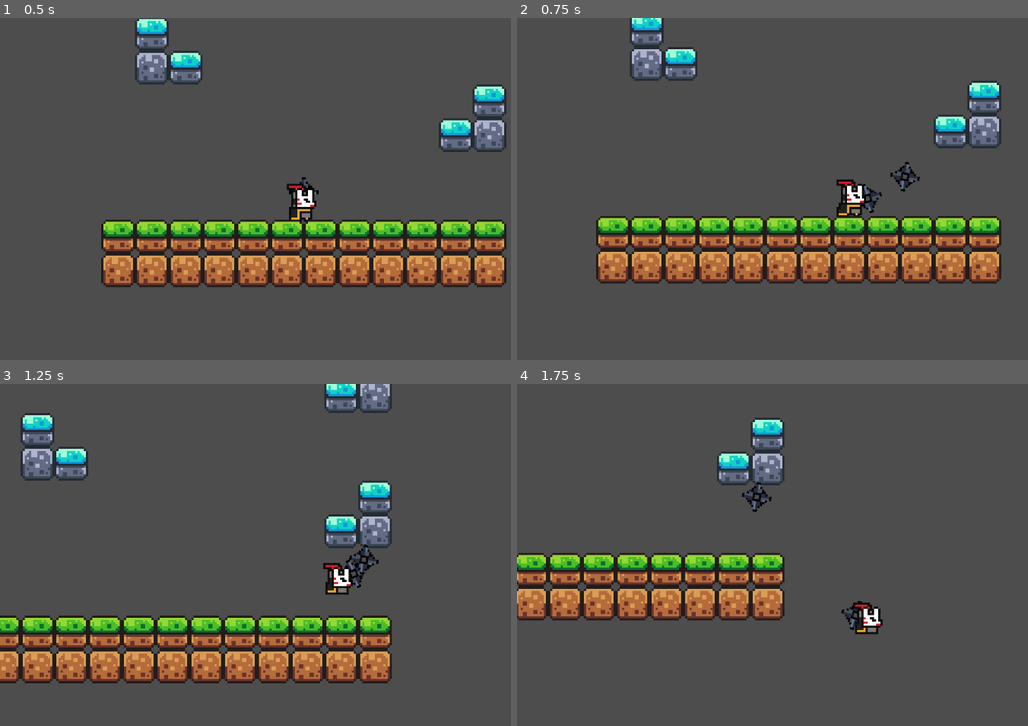
Above: before the commit, frames 1-4 (two rows, left to right).
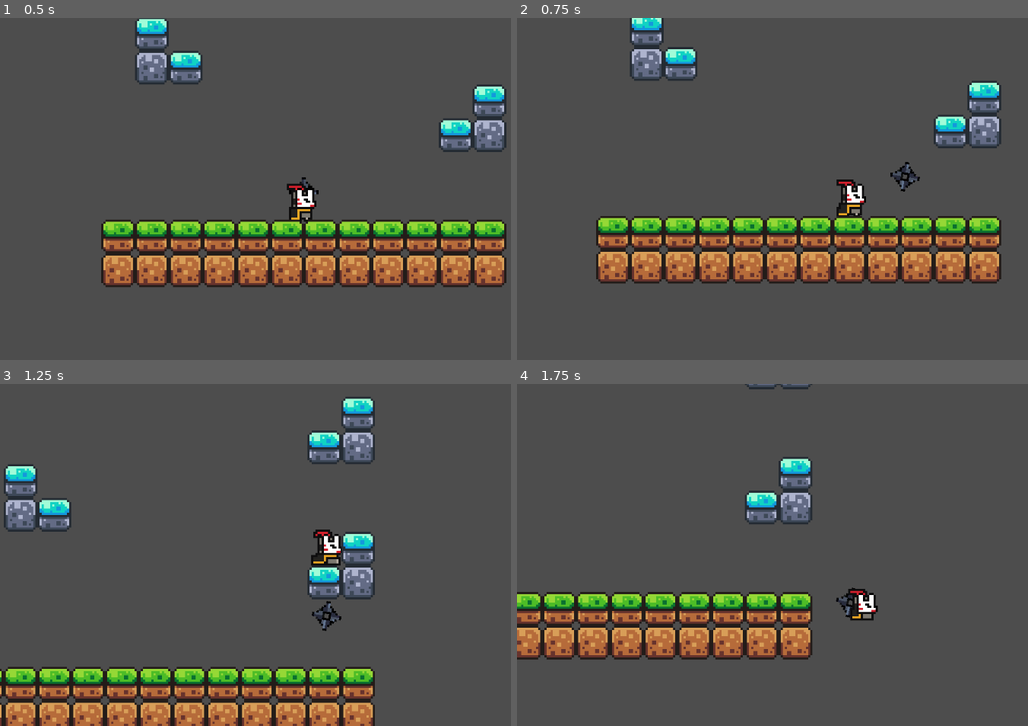
Above: after the commit, the same moments.

Repository: andreikennethmoreno/jumpgamething
Game: Godot game, scene res://scenes/game.tscn
Two runs of this game, one before a commit and one after it. Both use one fixed random seed, a clock stepped at 60 frames per second and the inputs below.
Inputs (mouse positions are in pixels of both pictures, inside the frame that each line leads up to):
- Up to frame 1 (0.5 s): no input
- Up to frame 2 (0.75 s): move the mouse to (956, 171) at 0.52 s; press the mouse at (956, 171) at 0.53 s; hold Right (move_right) from 0.53 s (still down)
- Up to frame 3 (1.25 s): keep holding Right (move_right); tap Space (jump) at 0.77, 1.07 s; right-click (439, 537) at 0.8 s
- Up to frame 4 (1.75 s): keep holding Right (move_right); move the mouse to (700, 572) at 1.27 s; release the mouse at (700, 572) at 1.28 s; right-click (700, 572) at 1.35 s; tap Space (jump) at 1.52, 1.55 s

Frame 1 is identical in both runs. In frame 2, 0.1% of the frame differs, in the area x 67-72%, y 48-58%; in frame 3, 32%, in the area x 0-77%, y 0-100%; in frame 4, 20%.

Commit message:
teleport

Diff:
--- a/project.godot
+++ b/project.godot
@@ -14,6 +14,10 @@
 run/main_scene="uid://uhulcxy0lu23"
 config/features=PackedStringArray("4.4", "Forward Plus")
 config/icon="res://icon.svg"
+
+[autoload]
+
+TeleportManager="*res://scripts/teleportManager.gd"
 
 [input]
 
@@ -39,6 +43,11 @@
 "events": [Object(InputEventMouseButton,"resource_local_to_scene":false,"resource_name":"","device":-1,"window_id":0,"a …(253 unchanged characters)…
 ]
 }
+teleport={
+"deadzone": 0.2,
+"events": [Object(InputEventMouseButton,"resource_local_to_scene":false,"resource_name":"","device":-1,"window_id":0,"alt_pressed":false,"shift_pressed":false,"ctrl_pressed":false,"meta_pressed":false,"button_mask":0,"position":Vector2(0, 0),"global_position":Vector2(0, 0),"factor":1.0,"button_index":2,"canceled":false,"pressed":false,"double_click":false,"script":null)
+]
+}
 
 [rendering]
 
--- a/scenes/bullet.tscn
+++ b/scenes/bullet.tscn
@@ -4,7 +4,7 @@
 [ext_resource type="Texture2D" uid="uid://bovga3otceab2" path="res://sprites/shuriken.png" id="2_y25gk"]
 
 [sub_resource type="RectangleShape2D" id="RectangleShape2D_y25gk"]
-size = Vector2(8.60155, 8.58274)
+size = Vector2(11.6356, 12.5954)
 
 [sub_resource type="AtlasTexture" id="AtlasTexture_l5glv"]
 atlas = ExtResource("2_y25gk")
@@ -69,8 +69,9 @@
 script = ExtResource("1_y25gk")
 
 [node name="CollisionShape2D" type="CollisionShape2D" parent="."]
-position = Vector2(0.0550036, -0.0985315)
-rotation = -0.305612
+position = Vector2(0.0533017, 0.126929)
+rotation = 1.17323
+scale = Vector2(1.02483, 0.924879)
 shape = SubResource("RectangleShape2D_y25gk")
 
 [node name="AnimatedSprite2D" type="AnimatedSprite2D" parent="."]
--- a/scenes/gun.tscn
+++ b/scenes/gun.tscn
@@ -4,7 +4,7 @@
 [ext_resource type="Texture2D" uid="uid://bovga3otceab2" path="res://sprites/shuriken.png" id="2_og67c"]
 
 [sub_resource type="CircleShape2D" id="CircleShape2D_og67c"]
-radius = 39.0128
+radius = 33.0151
 
 [sub_resource type="AtlasTexture" id="AtlasTexture_gp1hk"]
 atlas = ExtResource("2_og67c")
@@ -17,7 +17,7 @@
 "texture": SubResource("AtlasTexture_gp1hk")
 }],
 "loop": true,
-"name": &"default",
+"name": &"shuriken",
 "speed": 5.0
 }]
 
@@ -33,6 +33,7 @@
 position = Vector2(7, 0)
 rotation = -1.5708
 sprite_frames = SubResource("SpriteFrames_qd4js")
+animation = &"shuriken"
 
 [node name="ShootingPoint" type="Marker2D" parent="WeaponPivot/AnimatedSprite2D"]
 unique_name_in_owner = true
--- a/scripts/bullet.gd
+++ b/scripts/bullet.gd
@@ -1,49 +1,91 @@
+#bullet.gd
 extends Area2D
 
 var travelled_distance = 0
 const SPEED = 200
-const RANGE = 1200
+const RANGE = 100
+const GRAVITY = 500.0
+var velocity = Vector2.ZERO
 var is_stuck = false
+var is_falling = false
+var is_ready_to_shoot = true
 
 @onready var anim = $AnimatedSprite2D
-signal kunai_stuck
+
+signal kunai_hit_player
+signal teleport_ready(global_position)
 
 func _ready():
-	anim.play("spinning")  # Default to spinning
+	anim.play("spinning")
+	print("Kunai is ready.")
 
 func _physics_process(delta: float) -> void:
-	if is_stuck:
-		return  # Stop moving if stuck
+	if is_stuck or !is_ready_to_shoot:
+		return
+
+	if is_falling:
+		velocity.y += GRAVITY * delta
+		position += velocity * delta
+		return
 
 	var direction = Vector2.RIGHT.rotated(rotation)
 	position += direction * SPEED * delta
+	travelled_distance += SPEED * delta
 
-	travelled_distance += SPEED * delta
 	if travelled_distance > RANGE:
-		queue_free()
+		is_falling = true
+		velocity = direction * SPEED
+		velocity.y = 0
+		anim.play("spinning")
+		print("Kunai missed. Falling started.")
 
 func _on_body_entered(body: Node2D) -> void:
-	if is_stuck:
-		return  # Already stuck
+	print("Kunai hit something: ", body.name)
 
-	# Remove existing stuck bullet
+	if body.name == "Player":
+		print("Kunai hit the player!")
+		emit_signal("kunai_hit_player")
+		queue_free()
+		return
+
+	is_stuck = true
+	is_falling = false
+	velocity = Vector2.ZERO
+
+	print("Kunai stuck to: ", body.name)
+
+	print("Emitting teleport_ready signal at: ", global_position)
+	emit_signal("teleport_ready", global_position)  # Emit the signal with position
+
+
+	# Cleanup
 	for child in body.get_children():
 		if child.is_in_group("stuck_bullets"):
 			body.remove_child(child)
 			child.queue_free()
 			break
 
-	# Stick this one
-	is_stuck = true
 	add_to_group("stuck_bullets")
-
 	var hit_position = global_position
-	print("Bullet hit at: ", hit_position)
-	emit_signal("kunai_stuck")
-
 	get_parent().remove_child(self)
 	body.add_child(self)
 	global_position = hit_position
 
 	$CollisionShape2D.disabled = true
-	anim.play("static")  # Switch to static animation
+	anim.play("static")
+
+	_ready_for_new_shot()
+
+func _ready_for_new_shot():
+	is_ready_to_shoot = true
+	print("Kunai ready for next shot.")
+
+func shoot_kunai():
+	if is_ready_to_shoot:
+		is_stuck = false
+		is_falling = false
+		travelled_distance = 0
+		velocity = Vector2.ZERO
+		anim.play("spinning")
+		is_ready_to_shoot = false
+		print("Kunai launched!")
--- a/scripts/gun.gd
+++ b/scripts/gun.gd
@@ -1,6 +1,10 @@
+#gun.gd
 extends Area2D
 
 var kunai_thrown = false
+var teleport_target_position: Vector2 = Vector2.ZERO  # Declare teleport_target_position
+
+@onready var animated_sprite_2d: AnimatedSprite2D = $WeaponPivot/AnimatedSprite2D
 
 
 func _process(delta: float) -> void:
@@ -11,22 +15,34 @@
 	if event.is_action_pressed("shoot") and not kunai_thrown:
 		shoot()
 
-func _on_kunai_stuck():
-	print("Kunai stuck! You can shoot again.")
-	kunai_thrown = false
-
 
 func shoot():
+	if kunai_thrown:
+		print("Kunai is not ready to be thrown")
+		return
 	const BULLET = preload("res://scenes/bullet.tscn")
 	var new_bullet = BULLET.instantiate()
 	new_bullet.global_position = %ShootingPoint.global_position
 	new_bullet.global_rotation = %ShootingPoint.global_rotation
+	# Connect to kunai_hit_player instead of kunai_stuck
+	new_bullet.connect("kunai_hit_player", Callable(self, "_on_kunai_hit_player"))
+	new_bullet.connect("teleport_ready", Callable(self, "_on_teleport_ready"))
 
 	get_tree().current_scene.add_child(new_bullet)
-
-	# Connect signal BEFORE adding to scene tree
-	new_bullet.connect("kunai_stuck", Callable(self, "_on_kunai_stuck"))
-
-	get_tree().current_scene.add_child(new_bullet)
+	# Hide shuriken after shooting
+	animated_sprite_2d.visible = false
 
 	kunai_thrown = true
+	print("Kunai shot!")
+
+
+func _on_kunai_hit_player():
+	print("Kunai hit the player! You can shoot again.")
+	kunai_thrown = false
+	# Show shuriken again when it hits the player
+	animated_sprite_2d.visible = true
+
+func _on_teleport_ready(pos: Vector2):
+	print("Teleport signal received with pos: ", pos)
+	TeleportManager.teleport_target_position = pos
+	TeleportManager.can_teleport = true
--- a/scripts/player.gd
+++ b/scripts/player.gd
@@ -1,82 +1,78 @@
 extends CharacterBody2D
 
 const SPEED = 130.0
-const MIN_JUMP_VELOCITY = -200.0  # small jump
-const MAX_JUMP_VELOCITY = -400.0  # full charge jump
-const MAX_CHARGE_TIME = 1.0  # max time you can charge
-
+const JUMP_VELOCITY = -300.0
+var teleport_target_position: Vector2 = Vector2.ZERO
+var can_teleport = false
+var teleport_cooldown: float = 0.5  # 0.5 seconds cooldown after teleportation
+var teleport_timer: float = 0.0
 
 @onready var animated_sprite: AnimatedSprite2D = $AnimatedSprite2D
 
+func _ready():
+	print("gun is ready")
+	var gun = $gun  # Make sure this path is correct
+	if gun:
+		print("Gun found, connecting teleport_ready signal.")
+		# Fix: Use the correct Callable connection
+		gun.connect("teleport_ready", Callable(self, "_on_teleport_ready"))
+	else:
+		print("Gun not found! Check the node path.")
 
-var is_charging = false
-var charge_timer = 0.0
+func _on_teleport_ready(pos: Vector2):
+	print("Teleport signal received with pos: ", pos)
+	teleport_target_position = pos
+	can_teleport = true  # Ensure this is correctly set
+	print("Can teleport is now: ", can_teleport)  # Debug line to check the flag's state
 
+func _unhandled_input(event: InputEvent) -> void:
+	if event.is_action_pressed("teleport") and TeleportManager.can_teleport:
+		# Perform teleportation
+		global_position = TeleportManager.teleport_target_position
+		print("Teleporting to position: ", global_position)
+
+		# Disable further teleportation immediately
+		TeleportManager.can_teleport = false
+		teleport_timer = teleport_cooldown  # Start cooldown timer
+
+		# Optionally, you can play a teleport animation here
+		# animated_sprite.play("teleport")
 
 func _physics_process(delta: float) -> void:
-	# Add gravity if not on the floor
+	if teleport_timer > 0:
+		teleport_timer -= delta  # Reduce cooldown timer
+
+	# Add gravity if in air
 	if not is_on_floor():
 		velocity += get_gravity() * delta
-	else:
-		# Set rotation to 0 when character lands (upright position)
-		rotation = 0
 
-	# Start charging
+	# Jump
 	if Input.is_action_just_pressed("jump") and is_on_floor():
-		is_charging = true
-		charge_timer = 0.0
-		animated_sprite.play("jump")  # 👈 Play jump animation when charging starts
-		print("Start charging")
+		velocity.y = JUMP_VELOCITY
+		print("Jumped.")
 
-	# Keep charging
-	if is_charging and Input.is_action_pressed("jump") and is_on_floor():
-		charge_timer += delta
-		charge_timer = clamp(charge_timer, 0.0, MAX_CHARGE_TIME)
-		# This ensures animation doesn't get stuck if you want to re-trigger
-		if not animated_sprite.is_playing() or animated_sprite.animation != "jump":
-			animated_sprite.play("jump")
-		print("Charging: ", charge_timer)
-
-	# Release to jump
-	if is_charging and Input.is_action_just_released("jump") and is_on_floor():
-		is_charging = false
-		var t = charge_timer / MAX_CHARGE_TIME  # 0 to 1
-		var jump_strength = lerp(MIN_JUMP_VELOCITY, MAX_JUMP_VELOCITY, t)
-		velocity.y = jump_strength
-		print("JUMPED with velocity: ", jump_strength)
-
-	# Reset charge if landed
-	if is_on_floor() and not is_charging:
-		charge_timer = 0.0
-
-	# Handle movement and sprite flipping based on input
+	# Movement input
 	var direction := Input.get_axis("move_left", "move_right")
 
-	# Flip sprites based on direction
+	# Flip sprite
 	if direction > 0:
 		animated_sprite.flip_h = false
-	if direction < 0:
+	elif direction < 0:
 		animated_sprite.flip_h = true
 
-	# Handle animations
-	if is_charging:
-		animated_sprite.play("charge")  # Play charging animation
-	elif not is_on_floor():
-		animated_sprite.play("jump")  # In air (jumping or falling)
-	else:
-		# On floor and not charging
+	# Handle animation
+	if is_on_floor():
 		if direction == 0:
 			animated_sprite.play("idle")
 		else:
 			animated_sprite.play("run")
+	else:
+		animated_sprite.play("jump")
 
-	# Handle horizontal movement
-	if not is_charging:
-		if direction:
-			velocity.x = direction * SPEED
-		else:
-			velocity.x = move_toward(velocity.x, 0, SPEED)
+	# Horizontal movement
+	if direction:
+		velocity.x = direction * SPEED
 	else:
-		velocity.x = move_toward(velocity.x, 0, SPEED)  # Smoothly stop if charging
+		velocity.x = move_toward(velocity.x, 0, SPEED)
 
 	move_and_slide()
--- /dev/null
+++ b/scripts/teleportManager.gd
@@ -0,0 +1,5 @@
+# TeleportManager.gd (Autoload as a Singleton)
+extends Node
+
+var teleport_target_position: Vector2 = Vector2.ZERO
+var can_teleport: bool = false
Not shown, added: scripts/teleportManager.gd.uid
